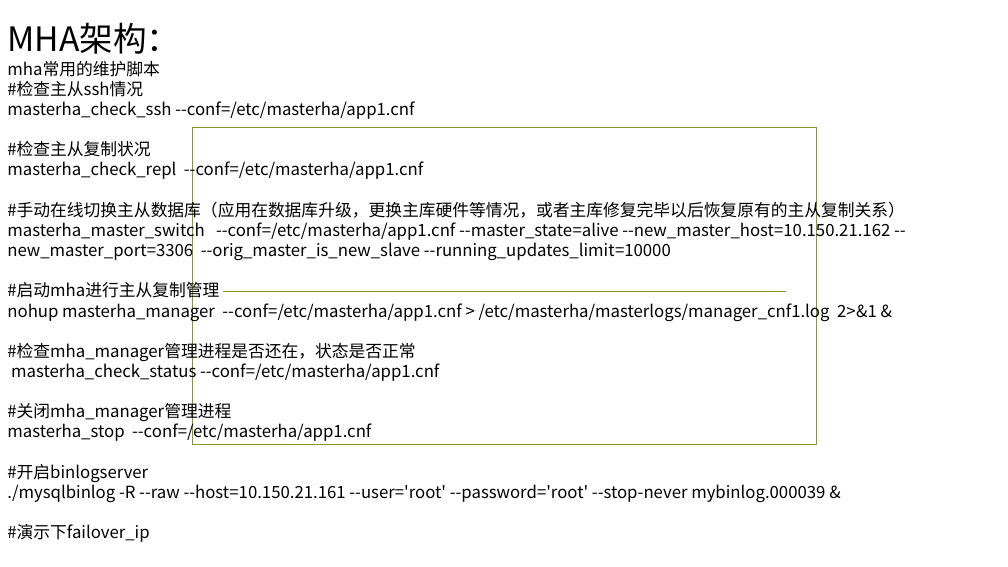
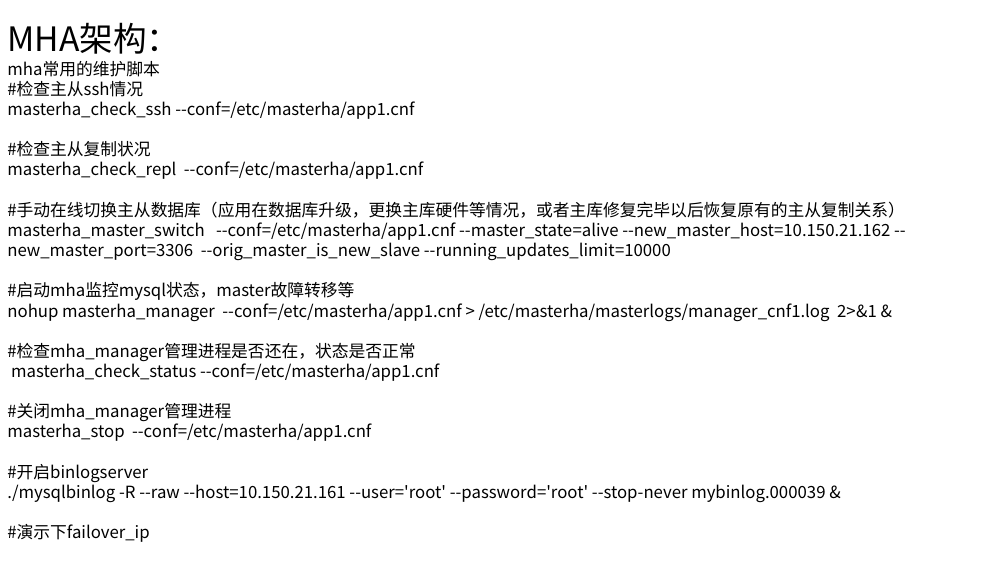
Before and after one commit to ronghuaihai/sharefiles, a slide deck: slide 48 of 数据库演示.pptx (slide 34 before the commit). Drawn at 1008x567 pixels with LibreOffice and Linux fonts; fonts in the diff are those of the drawing; background and template pictures are left out. Boxes give left, top, right and bottom in pixels: in the first picture for what was removed or moved away, otherwise in the second. Text is boxed around its words. In the diff, an @@ line names an element or a change of style, - is before the commit and + after.

```diff
--- a/数据库演示.pptx
+++ b/数据库演示.pptx
@@ rectangle removed at bbox=[193, 128, 817, 445] @@
@@ text at bbox=[7, 282, 354, 300]: text changed @@
-#启动mha进行主从复制管理
+#启动mha监控mysql状态，master故障转移等
@@ line removed from (222, 291) to (786, 291) @@
```
Also in this commit, not shown: 33 other slides changed, 17 slides added, 1 slide removed, 57 other files.
